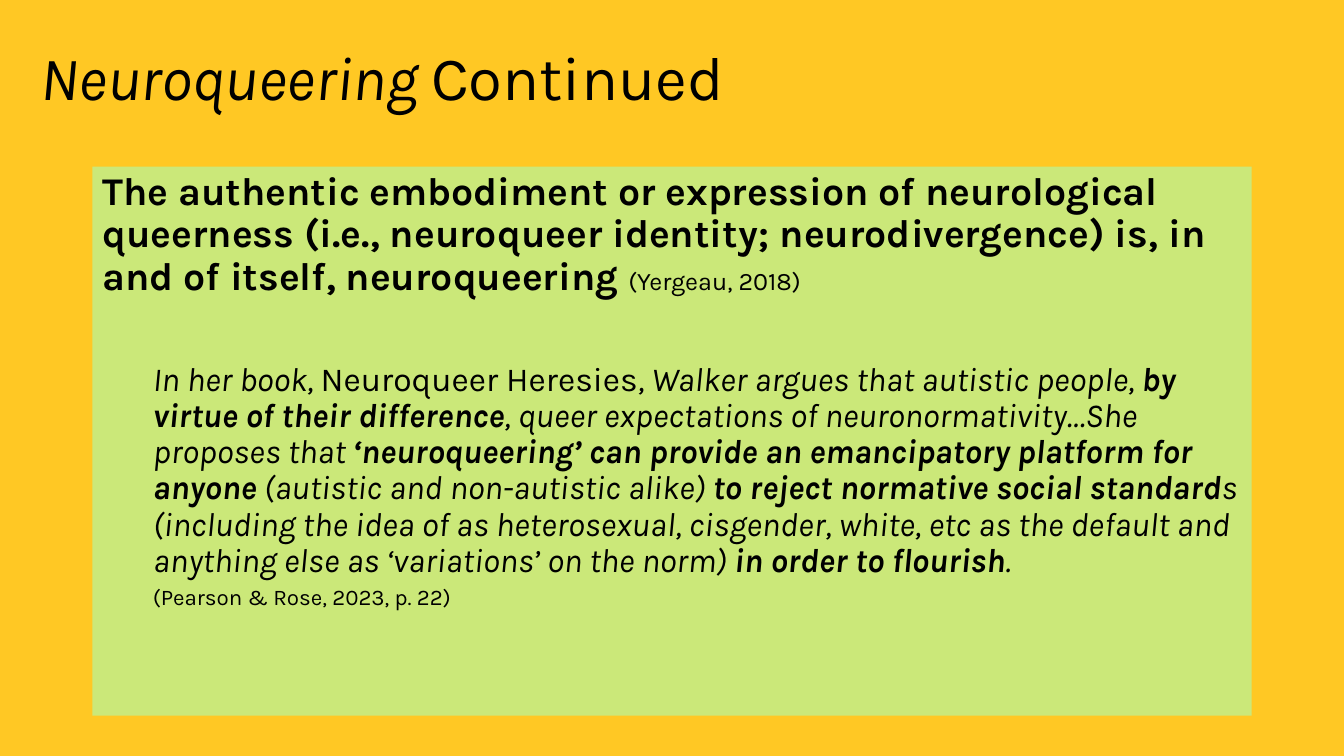
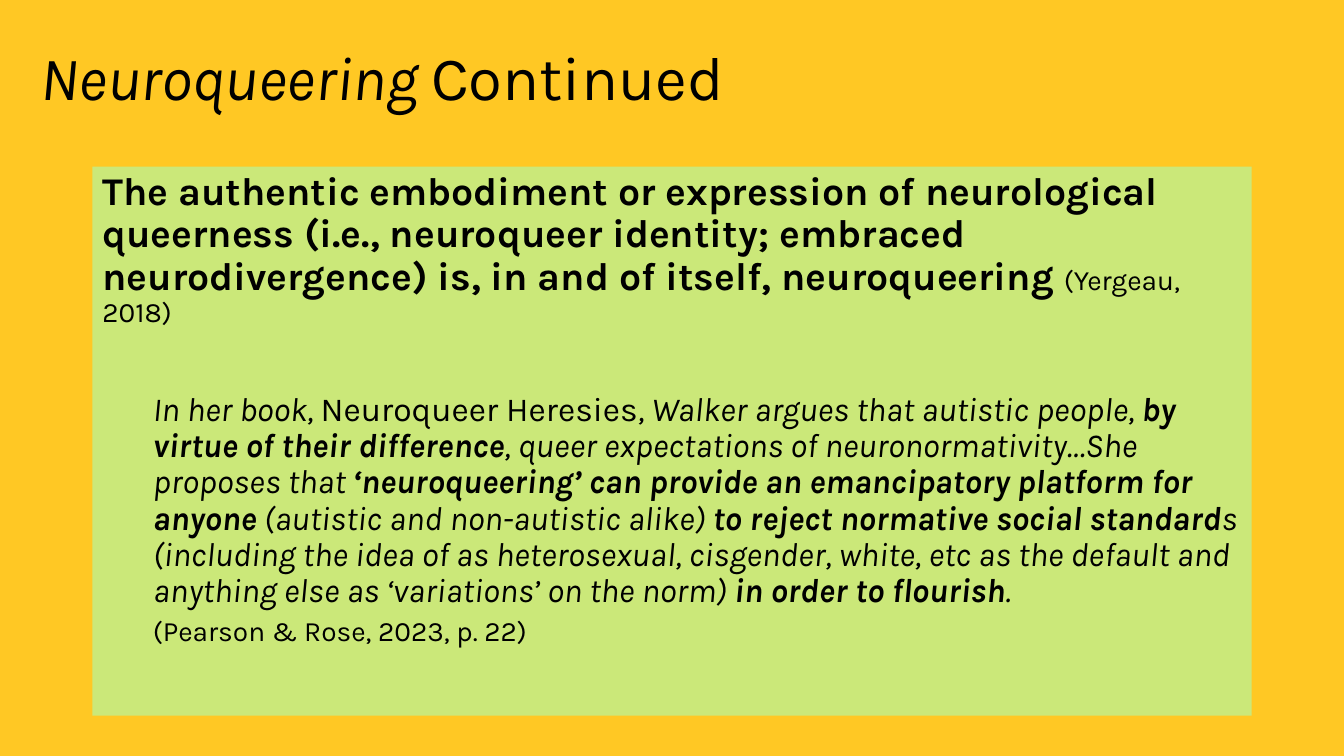
Before and after one commit to gurumojo/presentation-archive, a slide deck: slide 8 of archive/kb/capstone-slides.pptx. Drawn at 1344x756 pixels with LibreOffice and Linux fonts; fonts in the diff are those of the drawing. Boxes give left, top, right and bottom in pixels: in the first picture for what was removed or moved away, otherwise in the second. Text is boxed around its words. In the diff, an @@ line names an element or a change of style, - is before the commit and + after.

```diff
--- a/archive/kb/capstone-slides.pptx
+++ b/archive/kb/capstone-slides.pptx
@@ text at bbox=[102, 177, 1180, 325]: text changed @@
-The authentic embodiment or expression of neurological queerness (i.e., neuroqueer identity; neurodivergence) is, in and of itself, neuroqueering (Yergeau, 2018)
+The authentic embodiment or expression of neurological queerness (i.e., neuroqueer identity; embraced neurodivergence) is, in and of itself, neuroqueering (Yergeau, 2018)
@@ text at bbox=[153, 621, 526, 648]: size 16 to 20 pt in "(Pearson & Rose, 2023, p. 22)" @@
```
Also in this commit, not shown: 22 other slides changed.
